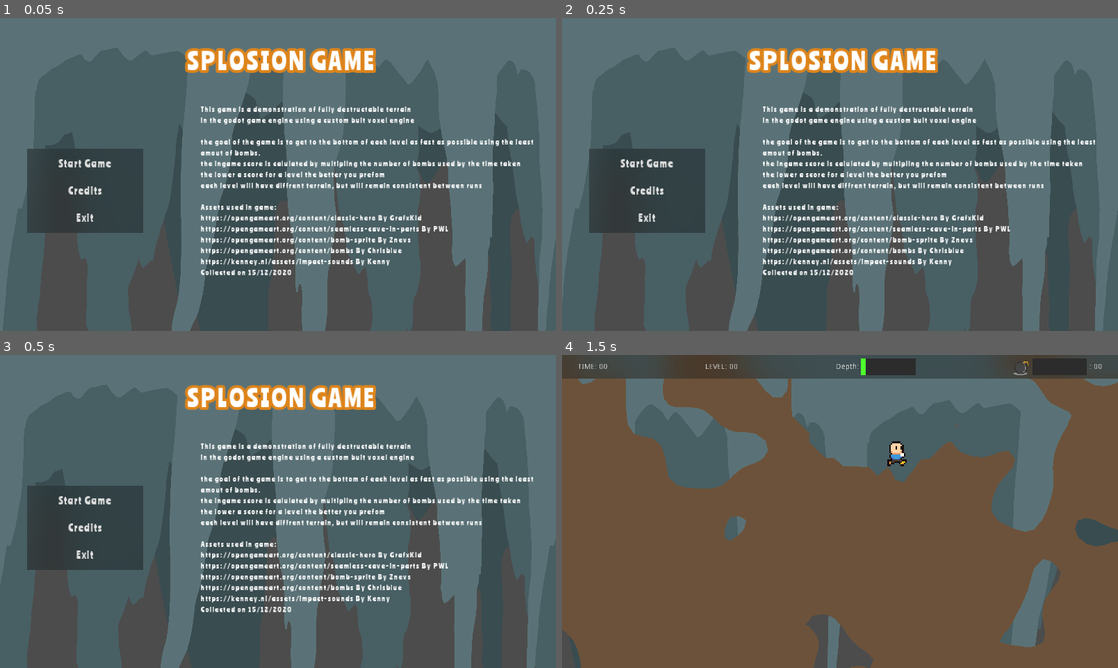
Above: before the commit, frames 1-4 (two rows, left to right).
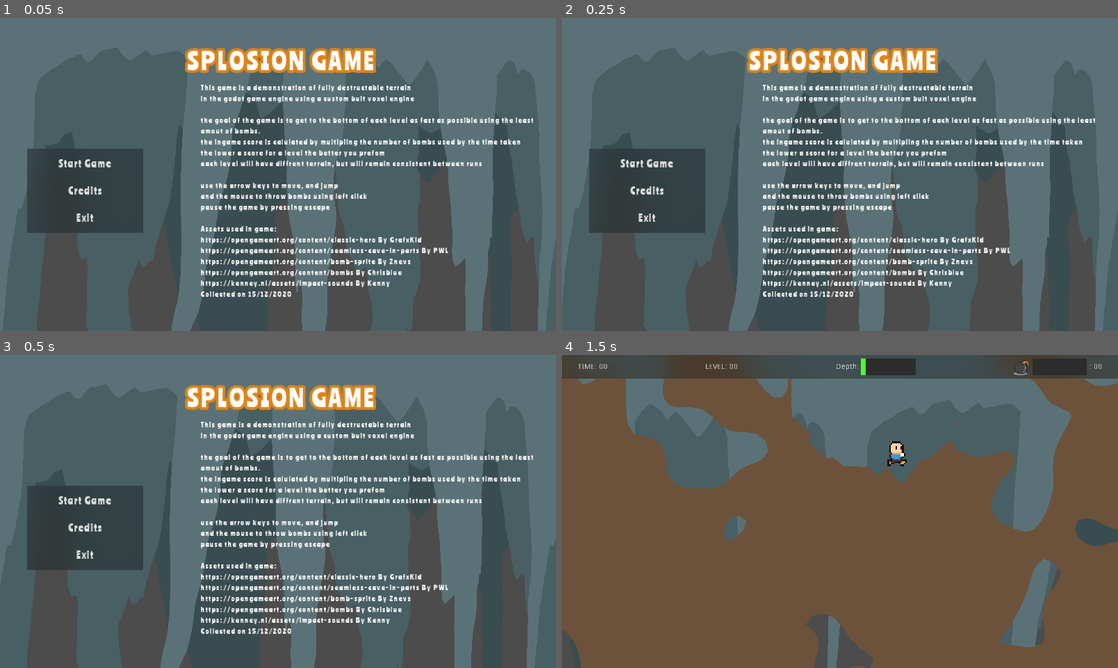
Above: after the commit, the same moments.

Repository: neutrongreen/Splosion
Game: Godot game, scene res://scenes/TitleScreen.tscn
Same seed, same stepped clock (60 frames per second), same inputs: the game is played once before the commit and once after it.
Inputs (mouse positions are in pixels of both pictures, inside the frame that each line leads up to):
- Up to frame 1 (0.05 s): no input
- Up to frame 2 (0.25 s): no input
- Up to frame 3 (0.5 s): no input
- Up to frame 4 (1.5 s): click "Start Game" at 0.5 s; tap Enter (ui_accept) at 1.25 s; move the mouse to (962, 495) at 1.27 s; hold Right (ui_right) from 1.28 s (still down)

The runs differ from the first frame. In frame 1, 7.3% of the frame differs, in the area x 36-96%, y 21-90%; in frame 2, 7.3%; in frame 3, 7.3%; in frame 4, nothing differs.

Commit message:
add compiled versions of game

Diff:
--- a/project.godot
+++ b/project.godot
@@ -37,6 +37,7 @@
 [display]
 
 window/size/height=576
+window/size/resizable=false
 window/stretch/mode="2d"
 window/stretch/aspect="keep"
 
@@ -64,6 +65,7 @@
 ui_space={
 "deadzone": 0.5,
 "events": [ Object(InputEventKey,"resource_local_to_scene":false,"resource_name":"","device":0,"alt":false,"shift":false,"control":false,"meta":false,"command":false,"pressed":false,"scancode":32,"unicode":0,"echo":false,"script":null)
+, Object(InputEventKey,"resource_local_to_scene":false,"resource_name":"","device":0,"alt":false,"shift":false,"control":false,"meta":false,"command":false,"pressed":false,"scancode":16777232,"unicode":0,"echo":false,"script":null)
  ]
 }
 ui_pause={
--- a/scenes/TitleScreen.tscn
+++ b/scenes/TitleScreen.tscn
@@ -93,9 +93,9 @@
 
 [node name="Label" type="Label" parent="CanvasLayer/VBoxContainer/HBoxContainer"]
 margin_left = 320.0
-margin_top = 48.0
+margin_top = 8.0
 margin_right = 963.0
-margin_bottom = 365.0
+margin_bottom = 405.0
 custom_fonts/font = ExtResource( 5 )
 text = "This game is a demonstration of fully destructable terrain
 in the godot game engine using a custom buit voxel engine
@@ -105,6 +105,10 @@
 the ingame score is calulated by multipling the number of bombs used by the time taken
 the lower a score for a level the better you prefom
 each level will have diffrent terrain, but will remain consistent between runs
+
+use the arrow keys to move, and jump
+and the mouse to throw bombs using left click
+pause the game by pressing escape
 
 Assets used in game:
 https://opengameart.org/content/classic-hero By GrafxKid
Not shown, added: bin/Splosion.exe
Not shown, added: bin/Splosion.pck
Not shown, added: bin/Splosion.x86_64
